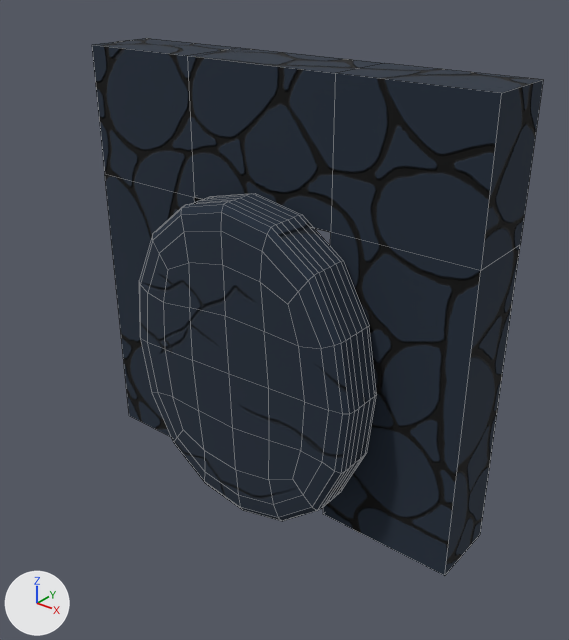
Renders of the FBX model Assets/Prefabs/Rooms/Objs/Door.fbx from each side of a commit.
Rendered twice from a 50 mm lens placed at (3.1, -2.12, 3.66), pointed at (0.25, 1.45, 1.45). Arrows for +X, +Y and +Z are at lower left; the lights stay in place. Mesh edges are drawn as thin lines. Where no turn or scale is listed for an object, it has been applied to the vertices.

Before the edit, the objects in view are built like this:
```python
me_cube_001 = bpy.data.meshes.new('Cube.001')
me_cube_001.from_pydata(...)  # 28 vertices, 22 faces; spans x -1.5..1.5, y -0.25..0.25, z 0.0..3.0
# faces by material slot: [10, 12]
me_cube_001.materials.append(mat_base_color_wall)
me_cube_001.materials.append(mat_top)
me_cube_002 = bpy.data.meshes.new('Cube.002')
me_cube_002.from_pydata(...)  # 226 vertices, 224 faces; spans x -0.92..0.92, y -0.19..0.18, z -1.13..1.13
me_cube_002.materials.append(mat_stone)
ob_door = bpy.data.objects.new('Door', me_cube_002)
ob_door.location = (0.032, 1.329, 1.111)
ob_wall = bpy.data.objects.new('Wall', me_cube_001)
ob_wall.location = (0.01, 1.753, 0.0)
```
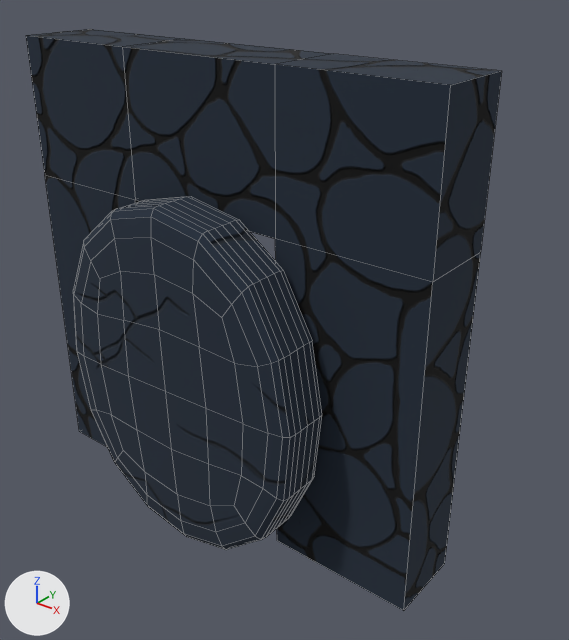
What the commit changed:
me_cube_001 has 28 vertices, 22 faces and spans x -1.5..1.5, y -0.25..0.25, z 0.0..3.0.
me_cube_001 is used by ob_wall; location (0.01, 1.753, 0.0).
me_cube_001 part 1: the whole mesh is moved by (0.0, 1.25, 0.1).
Object 'Door' (ob_door) moves from (0.032, 1.329, 1.111) to (0.0, 0.806, 1.211).
Object 'Wall' (ob_wall) moves from (0.01, 1.753, 0.0) to (0.0, 0.0, 0.0).

Changed parts and their boxes [x1, y1, x2, y2] in the pictures (569 x 640 px):
'Wall', moved
    before: [92, 38, 543, 576]
    after: [26, 29, 502, 611]
'Door', moved
    before: [139, 193, 377, 521]
    after: [73, 196, 322, 550]
